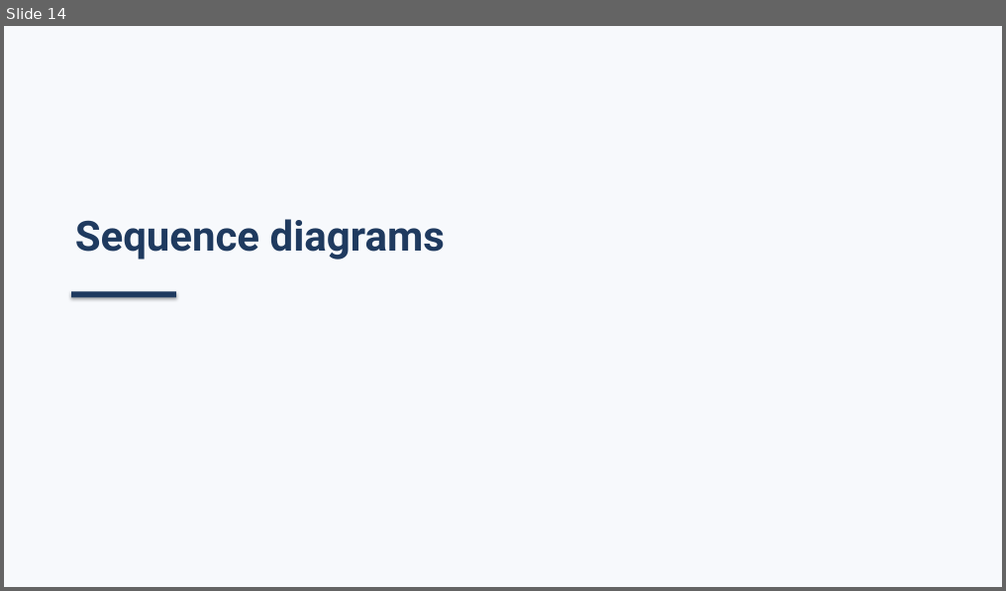
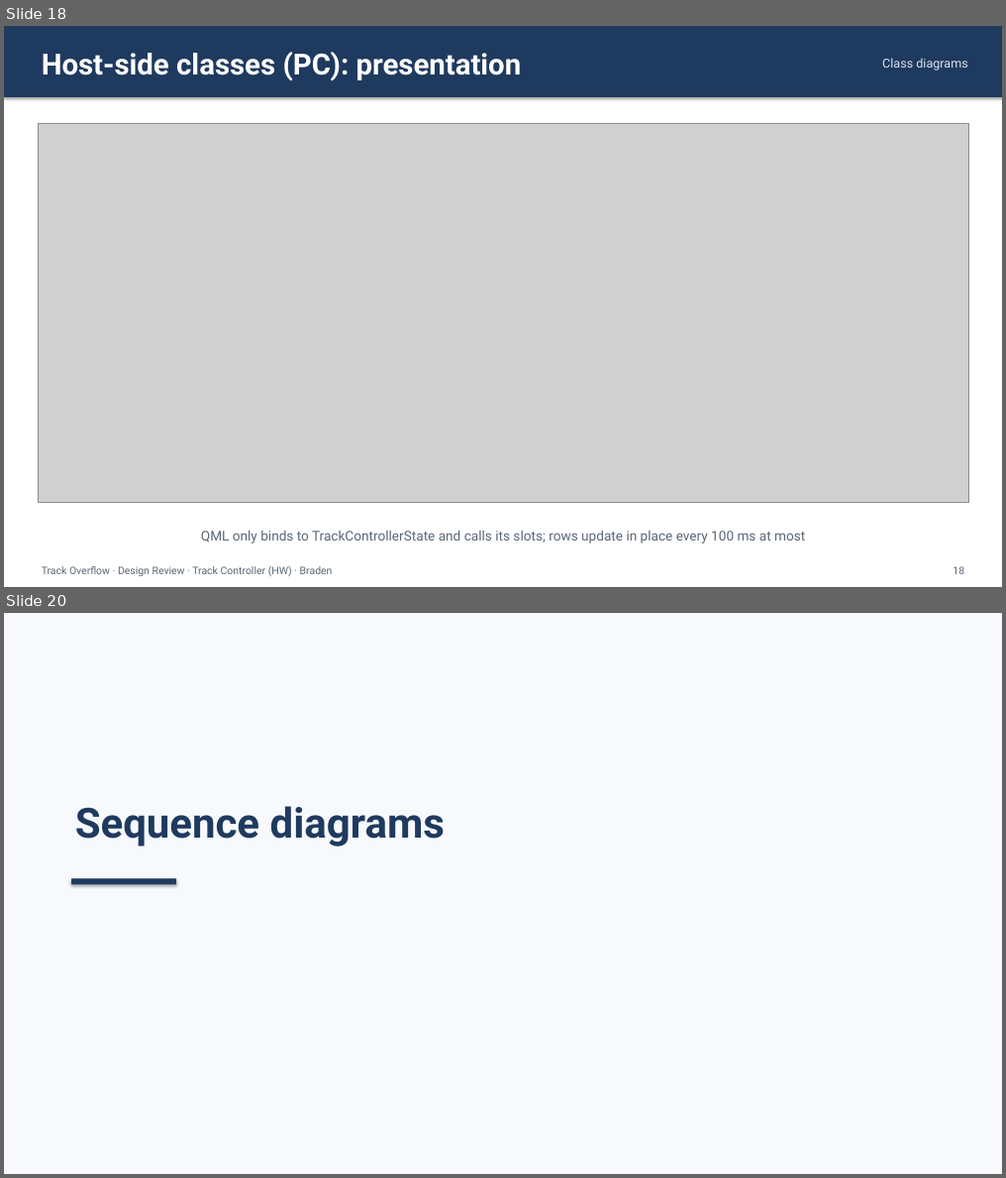
Before and after one commit to Landiss04/Track-Overflow, a slide deck: documents/slides/design_review_track_ctrl_hw.pptx. Shown one above the other, each under a label of ours: slide 14 before the commit, slides 18 and 20 after it; the slides between them are not shown. The pictures are 1006x591 and 1006x1178 pixels, drawn with LibreOffice and Linux fonts; fonts in the diff are those of the drawing; grey boxes stand for pictures. Boxes give left, top, right and bottom in pixels: in the first picture for what was removed or moved away, otherwise in the second. Text is boxed around its words. In the diff, an @@ line names an element or a change of style, - is before the commit and + after.

Commit message:
Design review deck: larger, split class diagrams; zoomed architecture
- Split the host-side, core and boundary-type class diagrams into
  smaller diagrams, one per slide, so each fills the slide width.
- Added zoomed host PC and Raspberry Pi crops of the architecture
  diagram, following hand edits to the deck.
- Diagram slides start right under the title bar; edge-to-edge slides
  drop the footer.
- Removed in-image titles from every diagram (the slide and SDD
  headings name them).

```diff
--- a/documents/slides/design_review_track_ctrl_hw.pptx
+++ b/documents/slides/design_review_track_ctrl_hw.pptx
@@ slide 18 added at (4, 26, 1002, 587), background #FFFFFF @@
@@ rectangle added at (4, 26, 1002, 97), fill #1F3A5F @@
@@ text added at (42, 52, 522, 81), 28 pt, text #FFFFFF, bold @@
+Host-side classes (PC): presentation
@@ text added at (882, 58, 967, 71), 12 pt, text #D9E2EC @@
+Class diagrams
@@ picture added at (38, 123, 968, 503) @@
@@ text added at (201, 530, 805, 544), 13 pt, text #5B6775 @@
+QML only binds to TrackControllerState and calls its slots; rows update in place every 100 ms at most
@@ text added at (42, 567, 333, 576), 10 pt, text #5B6775 @@
+Track Overflow · Design Review · Track Controller (HW) · Braden
@@ text added at (952, 567, 964, 574), 10 pt, text #5B6775 @@
+18
@@ what was slide 14 is now slide 20 @@
```
Also in this commit, not shown: 21 slides changed, 5 other slides added, 41 other files.
